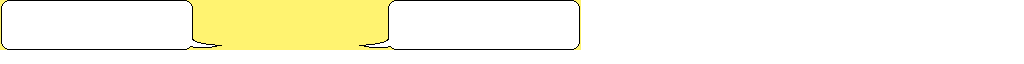
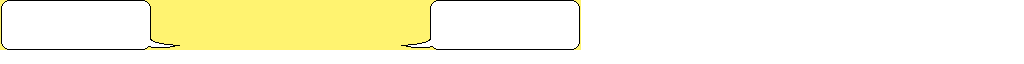
Two versions of the same layered image (1024 × 64). Layer-by-layer changes:
renamed "Pasted Layer #1" to "Pasted Layer #2", painted on it over [359, 0, 436, 50]
painted on "Layer" over [145, 0, 222, 50]
